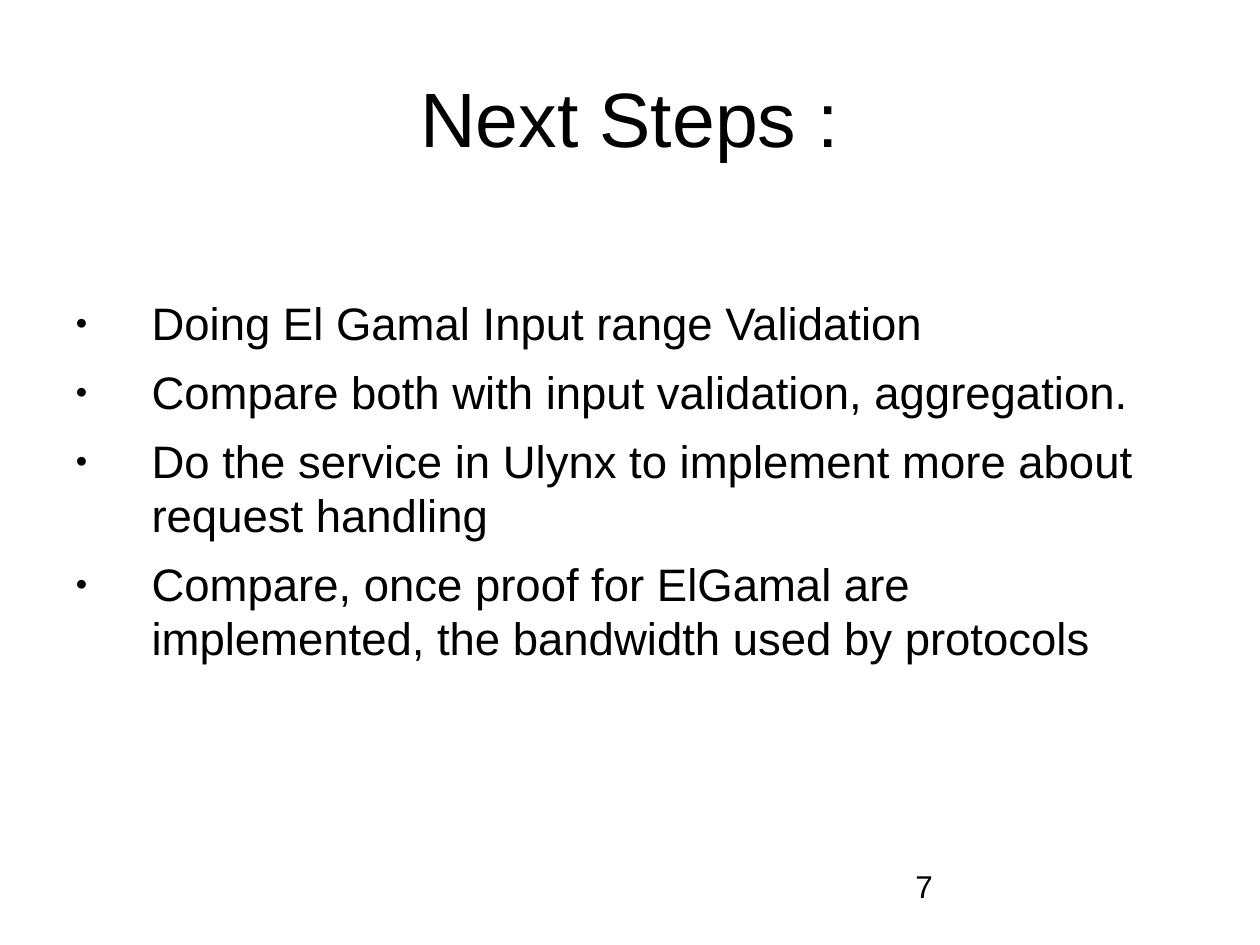
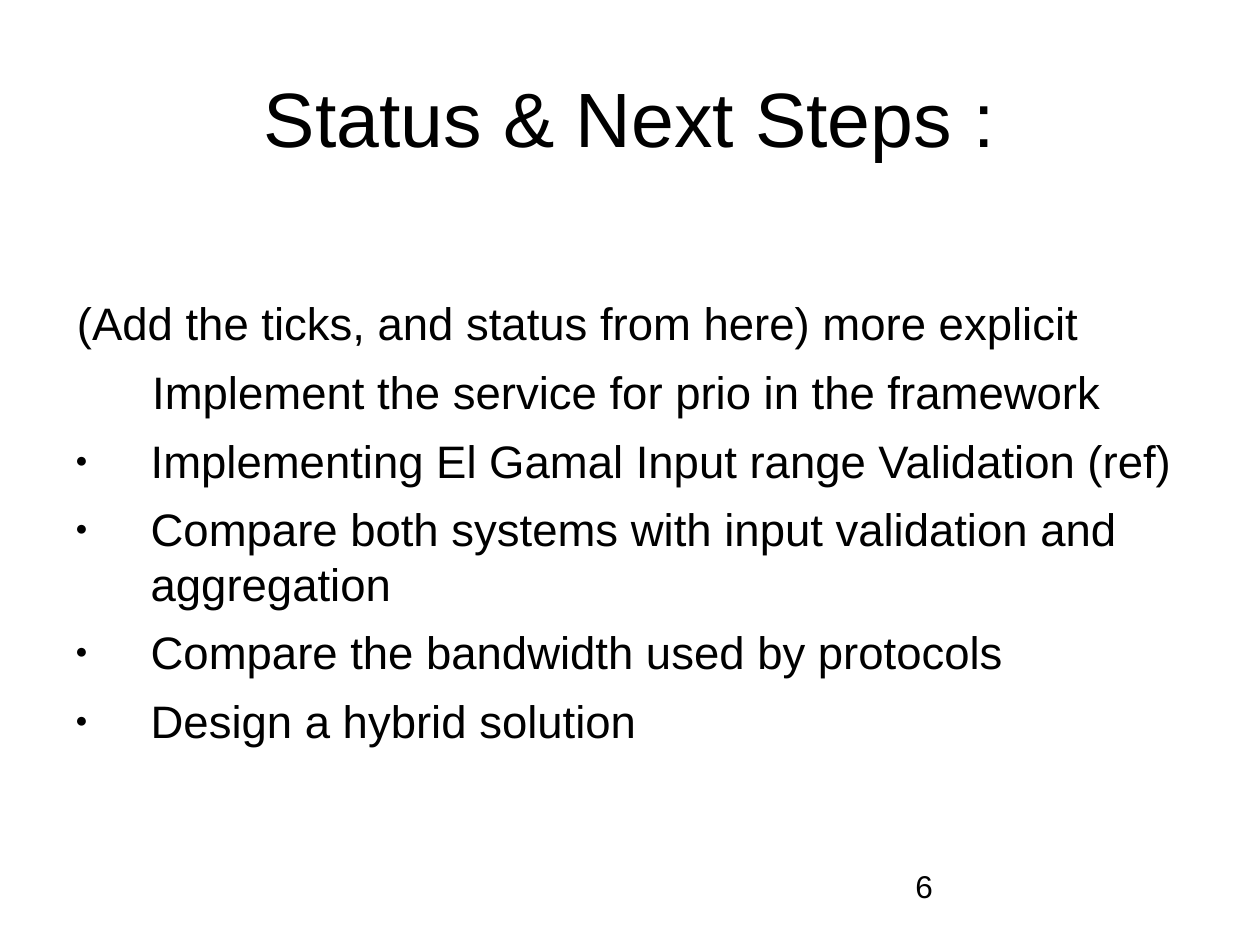
Before and after one commit to maxpr/MasterProjectDocuments, a slide deck: slide 6 of doc/2598.ppt (slide 7 before the commit). Drawn at 1260x945 pixels with LibreOffice and Linux fonts; fonts in the diff are those of the drawing; background and template pictures are left out. Boxes give left, top, right and bottom in pixels: in the first picture for what was removed or moved away, otherwise in the second. Text is boxed around its words. In the diff, an @@ line names an element or a change of style, - is before the commit and + after.

```diff
--- a/doc/2598.ppt
+++ b/doc/2598.ppt
@@ title at [264,93,952,162]: text changed @@
-Next Steps :
+Status & Next Steps :
@@ text at [77,307,1170,747]: text changed @@
-● Doing El Gamal Input range Validation
-● Compare both with input validation, aggregation.
-● Do the service in Ulynx to implement more about request handling
-● Compare, once proof for ElGamal are implemented, the bandwidth used by protocols
+(Add the ticks, and status from here) more explicit
+Implement the service for prio in the framework
+● Implementing El Gamal Input range Validation (ref)
+● Compare both systems with input validation and aggregation
+● Compare the bandwidth used by protocols
+● Design a hybrid solution
@@ page number at [915,876,933,899]: text changed @@
-7
+6
```
Also in this commit, not shown: 5 other slides changed, 1 slide removed, 13 other files.
